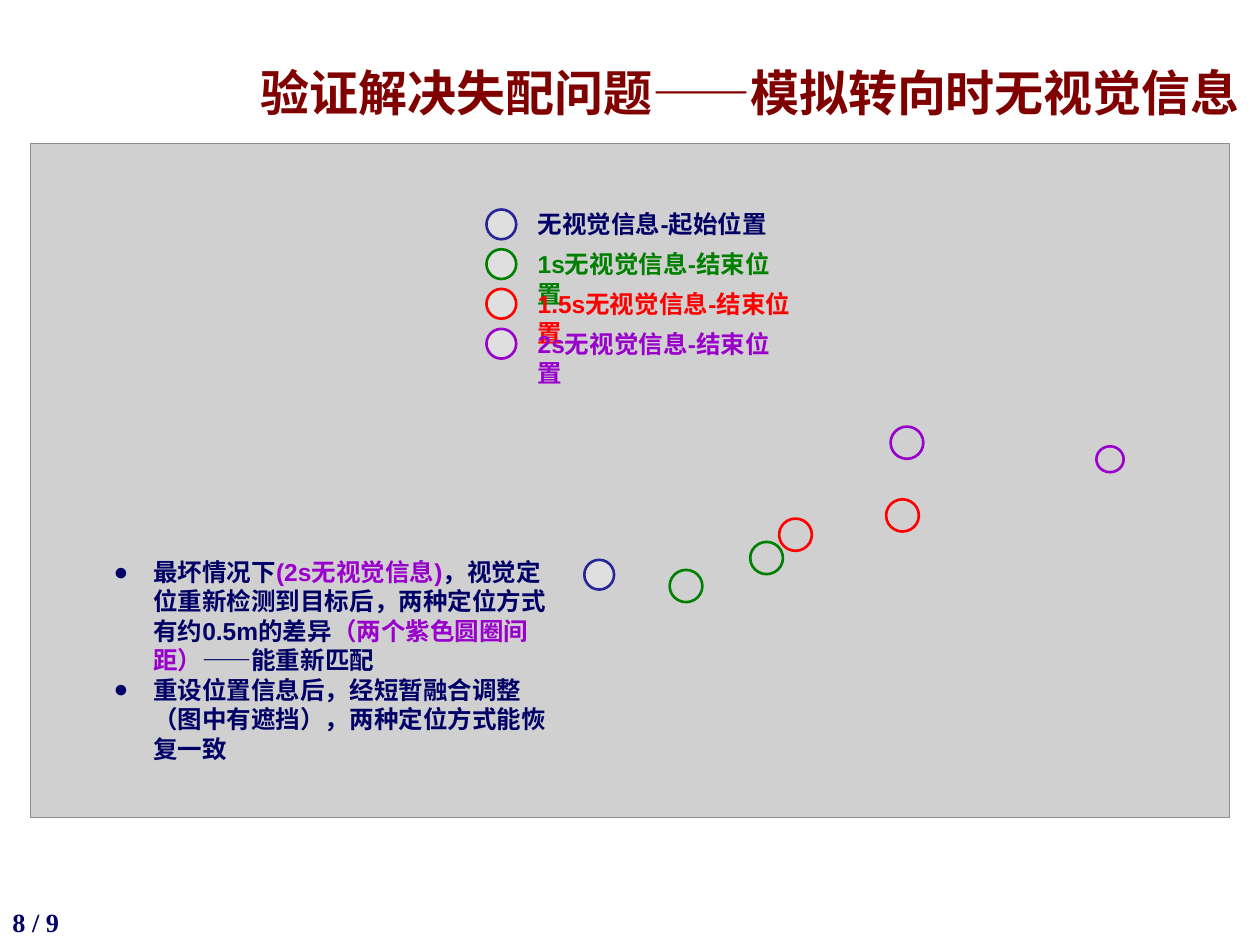
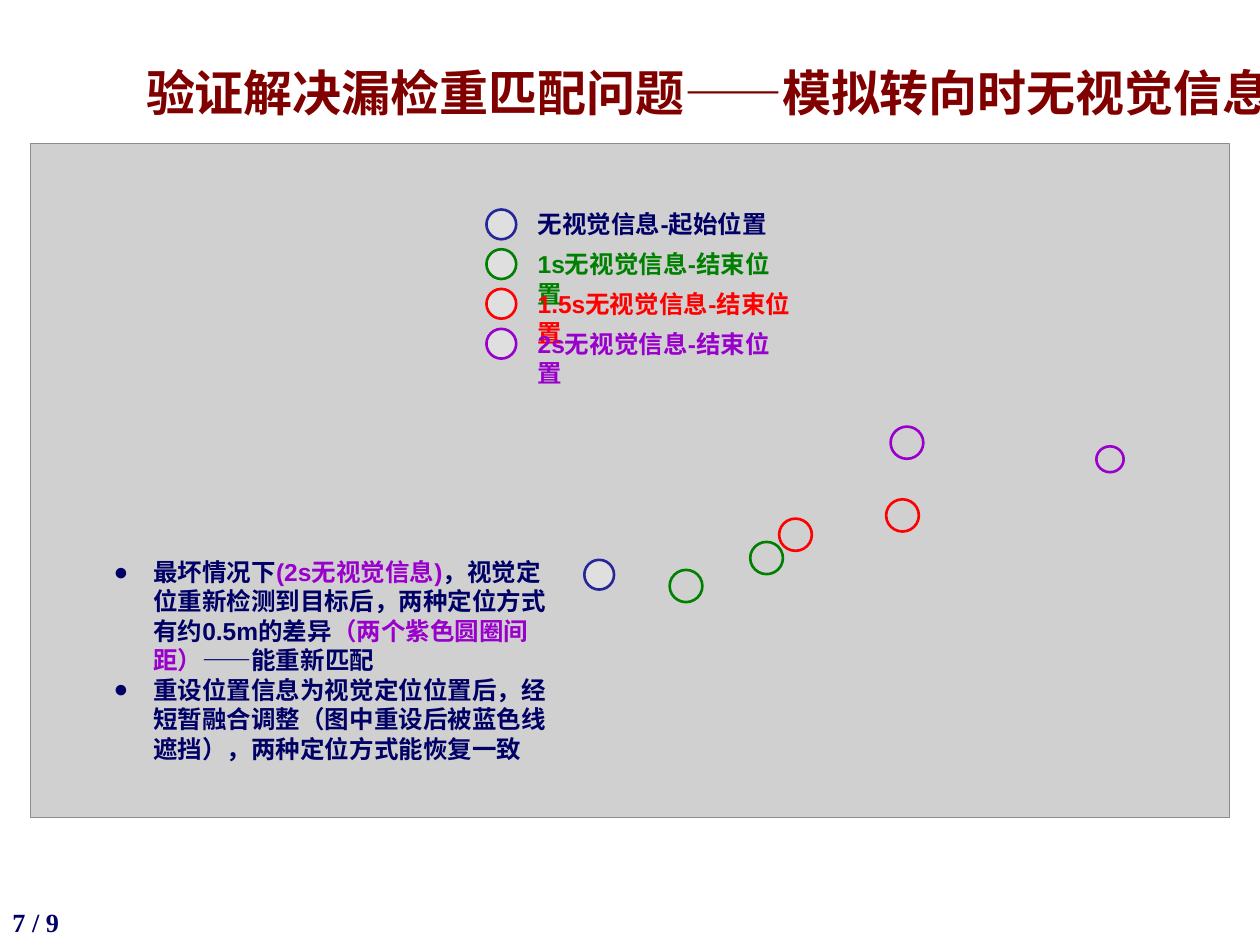
Before and after one commit to potato1996/FinalYearProject, a slide deck: slide 7 of slides/答辩ppt-杜大有1300012870.pptx (slide 8 before the commit). Drawn at 1260x945 pixels with LibreOffice and Linux fonts; fonts in the diff are those of the drawing; grey boxes stand for pictures; background and template pictures are left out. Boxes give left, top, right and bottom in pixels: in the first picture for what was removed or moved away, otherwise in the second. Text is boxed around its words. In the diff, an @@ line names an element or a change of style, - is before the commit and + after.

```diff
--- a/slides/答辩ppt-杜大有1300012870.pptx
+++ b/slides/答辩ppt-杜大有1300012870.pptx
@@ title at [146, 69, 1260, 116]: text changed @@
-验证解决失配问题——模拟转向时无视觉信息
+验证解决漏检重匹配问题——模拟转向时无视觉信息
@@ text at [153, 678, 546, 761]: text changed @@
-● 重设位置信息后，经短暂融合调整（图中有遮挡），两种定位方式能恢复一致
+● 重设位置信息为视觉定位位置后，经短暂融合调整（图中重设后被蓝色线遮挡），两种定位方式能恢复一致
@@ page number at [12, 914, 59, 933]: text changed @@
-8 / 9
+7 / 9
```
Also in this commit, not shown: 5 other slides changed, 1 slide added, 2 slides removed.
